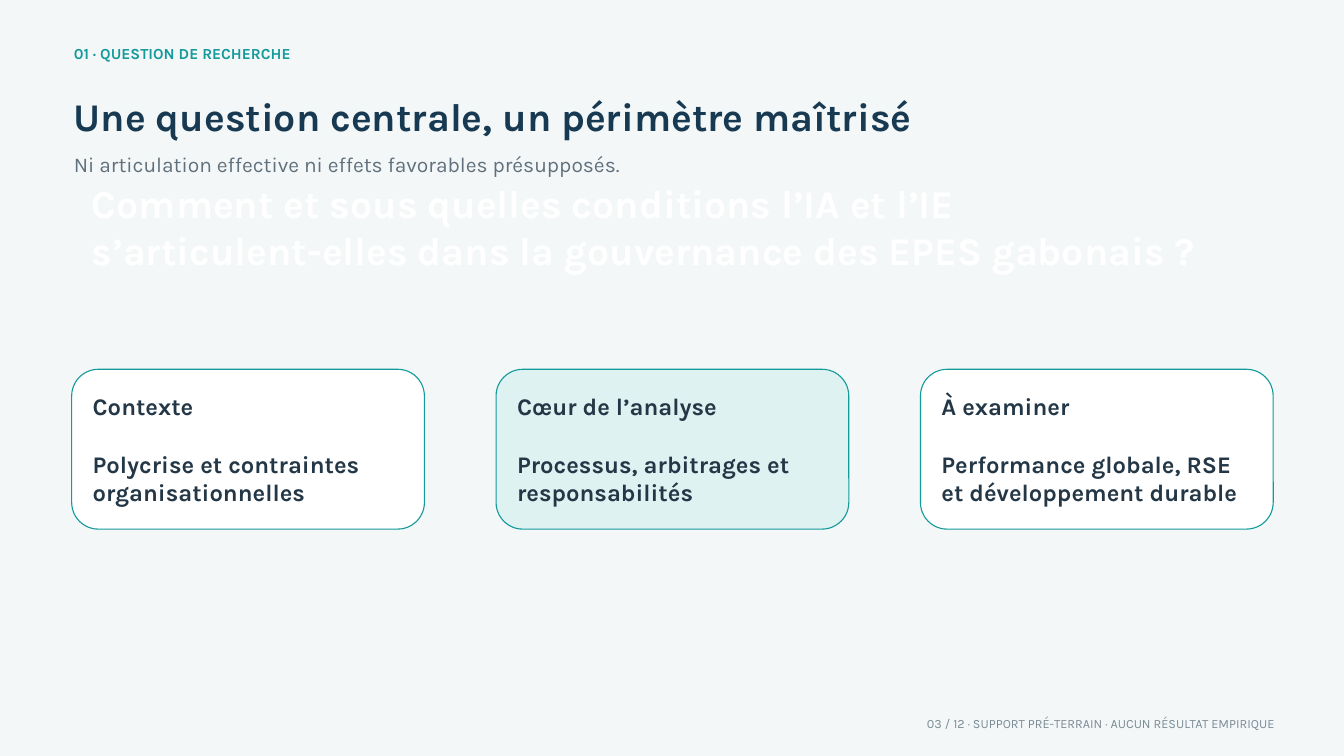
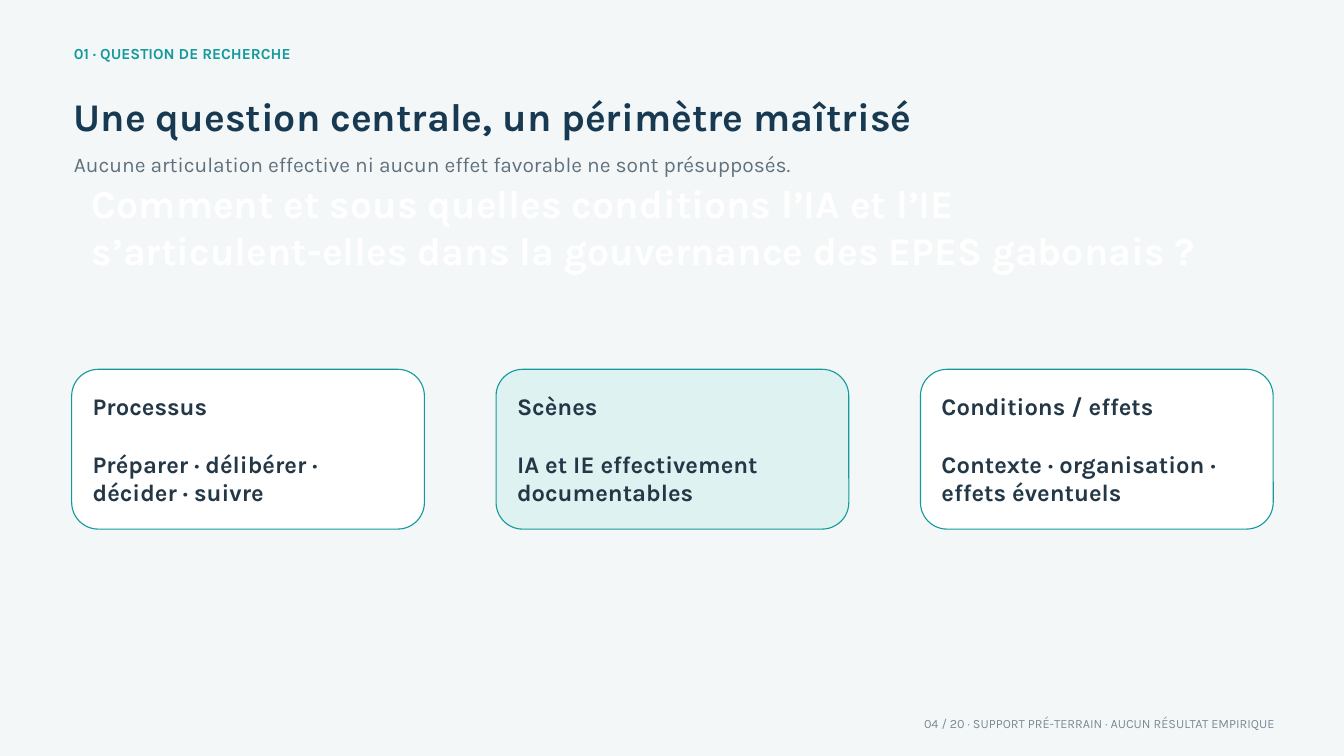
Before and after one commit to upl-gabon/These-Presidence, a slide deck: slide 4 of docs/DEPOT_AUTEUR/PROPOSITION_SUPPORT_SOUTENANCE_PRE_TERRAIN.pptx (slide 3 before the commit). Drawn at 1344x756 pixels with LibreOffice and Linux fonts; fonts in the diff are those of the drawing. Boxes give left, top, right and bottom in pixels: in the first picture for what was removed or moved away, otherwise in the second. Text is boxed around its words. In the diff, an @@ line names an element or a change of style, - is before the commit and + after.

```diff
--- a/docs/DEPOT_AUTEUR/PROPOSITION_SUPPORT_SOUTENANCE_PRE_TERRAIN.pptx
+++ b/docs/DEPOT_AUTEUR/PROPOSITION_SUPPORT_SOUTENANCE_PRE_TERRAIN.pptx
@@ text at [74,156,791,177]: text changed @@
-Ni articulation effective ni effets favorables présupposés.
+Aucune articulation effective ni aucun effet favorable ne sont présupposés.
@@ text in rounded rectangle at [93,399,306,502]: text changed @@
-Contexte
-Polycrise et contraintes organisationnelles
+Processus
+Préparer · délibérer · décider · suivre
@@ text in rounded rectangle at [517,396,758,502]: text changed @@
-Cœur de l’analyse
-Processus, arbitrages et responsabilités
+Scènes
+IA et IE effectivement documentables
@@ text in rounded rectangle at [941,398,1204,502]: text changed @@
-À examiner
-Performance globale, RSE et développement durable
+Conditions / effets
+Contexte · organisation · effets éventuels
@@ text at [924,717,1274,730]: text changed @@
-03 / 12 · SUPPORT PRÉ-TERRAIN · AUCUN RÉSULTAT EMPIRIQUE
+04 / 20 · SUPPORT PRÉ-TERRAIN · AUCUN RÉSULTAT EMPIRIQUE
```
Also in this commit, not shown: 9 other slides changed, 10 slides added, 2 slides removed, 5 other files.
